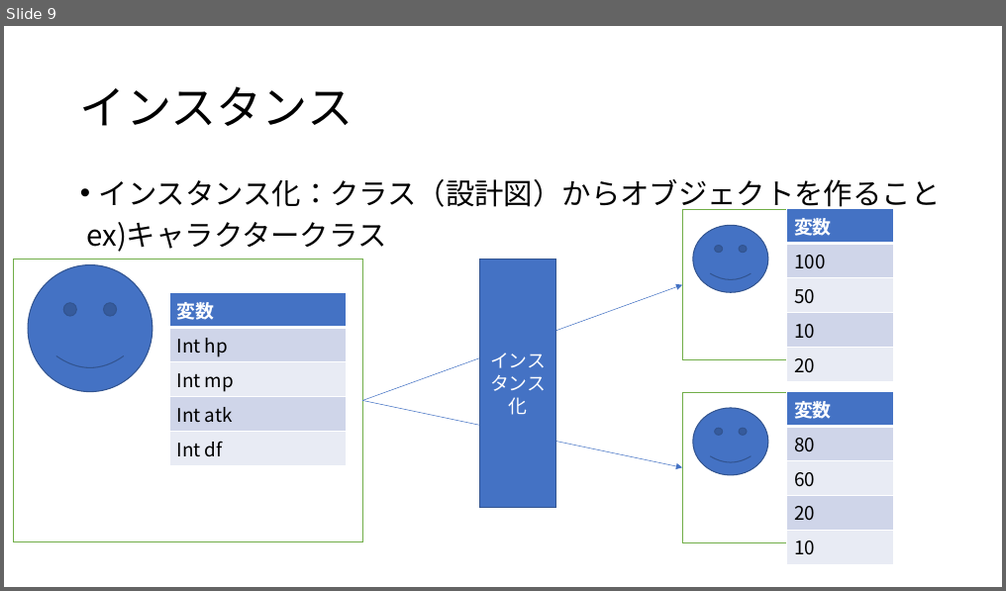
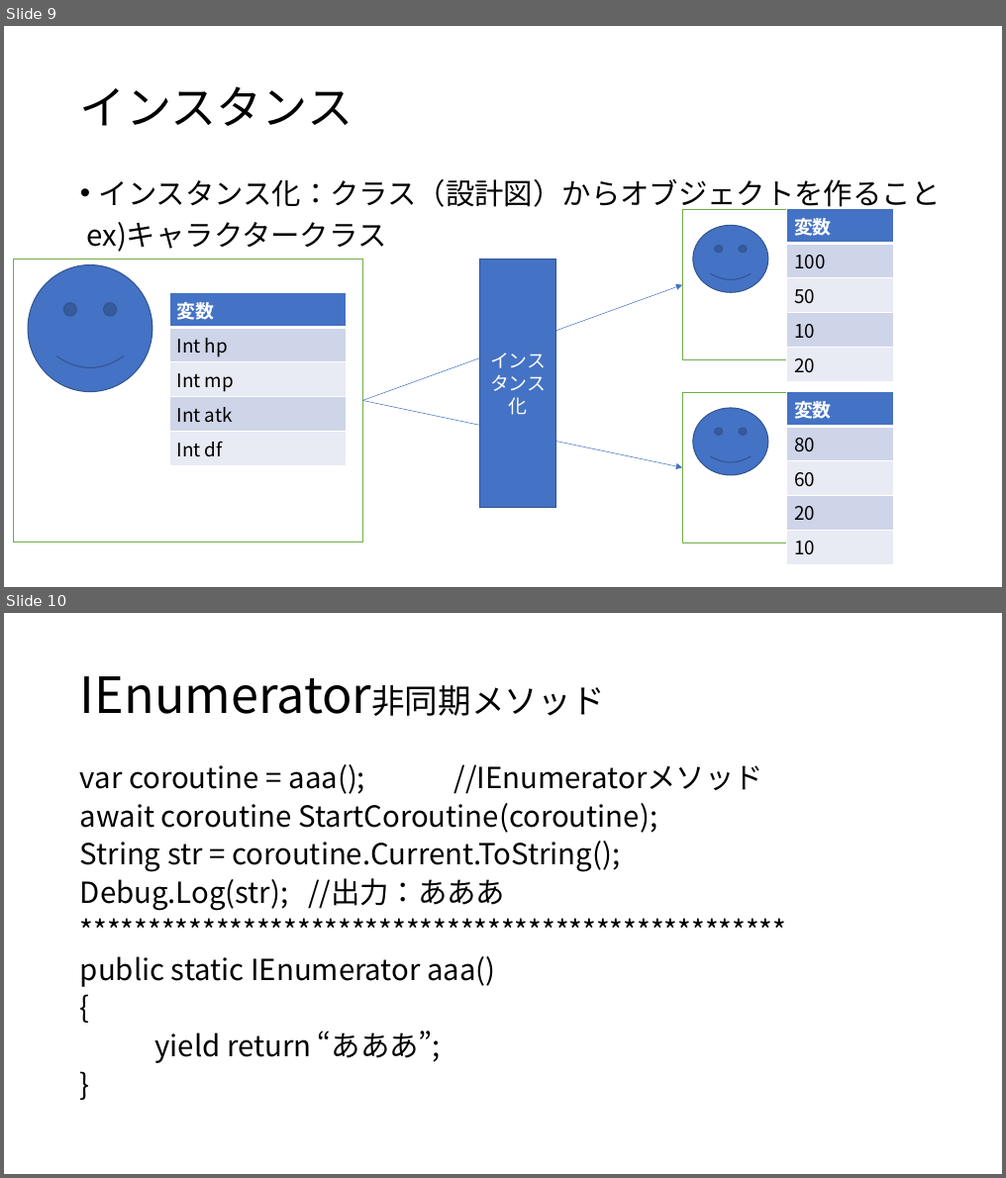
Before and after one commit to ocshasekoki/Treatiseresearch, a slide deck: study/プログラム基礎.pptx. Shown one above the other, each under a label of ours: slide 9 before the commit, slides 9 and 10 after it. The pictures are 1006x591 and 1006x1178 pixels, drawn with LibreOffice and Linux fonts; fonts in the diff are those of the drawing. Boxes give left, top, right and bottom in pixels: in the first picture for what was removed or moved away, otherwise in the second. Text is boxed around its words. In the diff, an @@ line names an element or a change of style, - is before the commit and + after.

```diff
--- a/study/プログラム基礎.pptx
+++ b/study/プログラム基礎.pptx
@@ slide 10 added at <box>4,613,1002,1174</box>, background #FFFFFF @@
@@ title added at <box>73,643,934,752</box>, 48 pt, text #000000 @@
+IEnumerator非同期メソッド
@@ text added at <box>80,764,763,1063</box>, 28 pt, text #000000 @@
+var coroutine = aaa(); //IEnumeratorメソッド
+await coroutine StartCoroutine(coroutine);
+String str = coroutine.Current.ToString();
+Debug.Log(str); //出力：あああ
+****************************************************
+public static IEnumerator aaa()
+{
+yield return “あああ”;
+}
```
Also in this commit, not shown: 1 other slide added, 4 other files.
